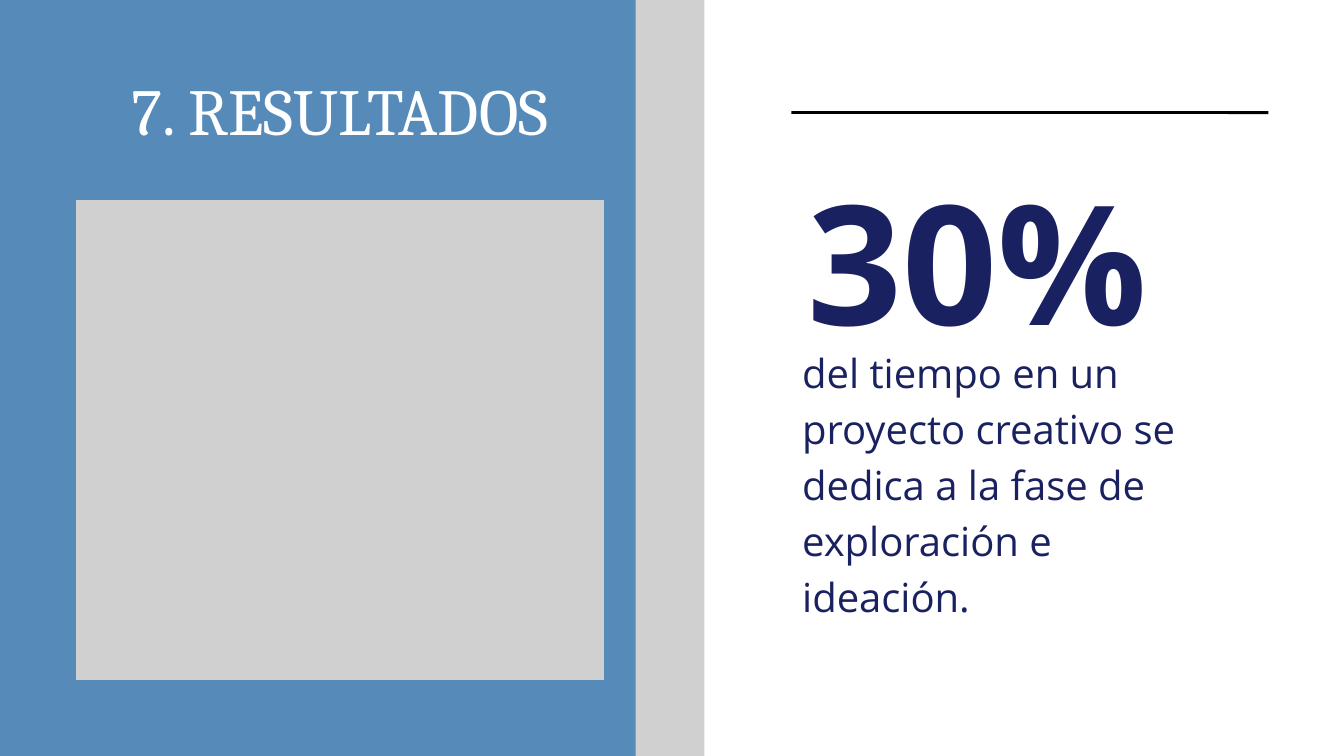
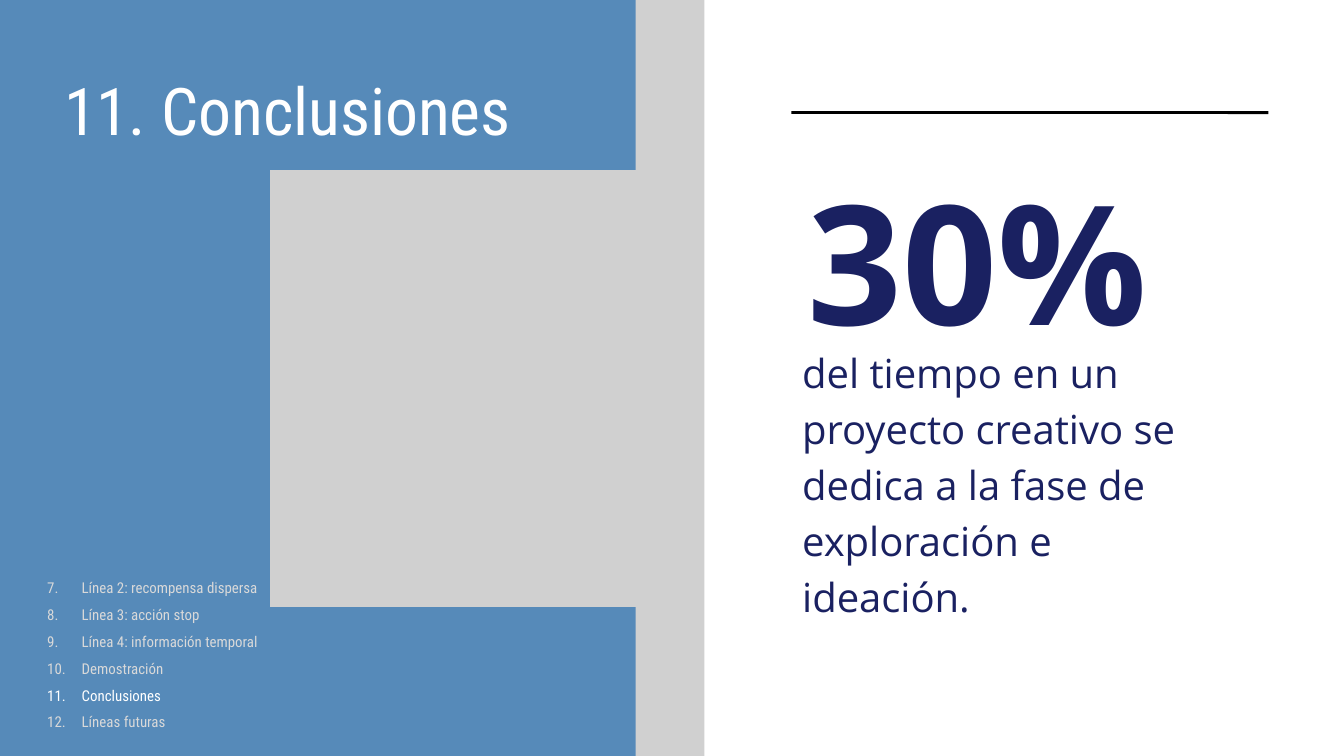
Before and after one commit to davidsolero/TFG-Coppelia-Reinforcement-Learning, a slide deck: slide 16 of redaccion/defensa/Presentación Trabajo Final Tesis Profesional Moderna Sencilla Azul .pptx (slide 10 before the commit). Drawn at 1344x756 pixels with LibreOffice and Linux fonts; fonts in the diff are those of the drawing; grey boxes stand for pictures. Boxes give left, top, right and bottom in pixels: in the first picture for what was removed or moved away, otherwise in the second. Text is boxed around its words. In the diff, an @@ line names an element or a change of style, - is before the commit and + after.

```diff
--- a/redaccion/defensa/Presentación Trabajo Final Tesis Profesional Moderna Sencilla Azul .pptx
+++ b/redaccion/defensa/Presentación Trabajo Final Tesis Profesional Moderna Sencilla Azul .pptx
@@ text at <box>64,85,510,136</box>: text changed; font Cambria to Roboto Condensed @@
-7. RESULTADOS
+11. Conclusiones
@@ picture: place and size @@
-picture at <box>75,200,603,680</box>
+picture at <box>270,170,637,607</box>
@@ text added at <box>82,582,257,727</box>, 16 pt, text #D9D9D9 @@
+  7. Línea 2: recompensa dispersa
+  8. Línea 3: acción stop
+  9. Línea 4: información temporal
+  10. Demostración
+  11. Conclusiones
+  12. Líneas futuras
```
Also in this commit, not shown: 6 other slides changed, 12 slides added, 8 slides removed.
